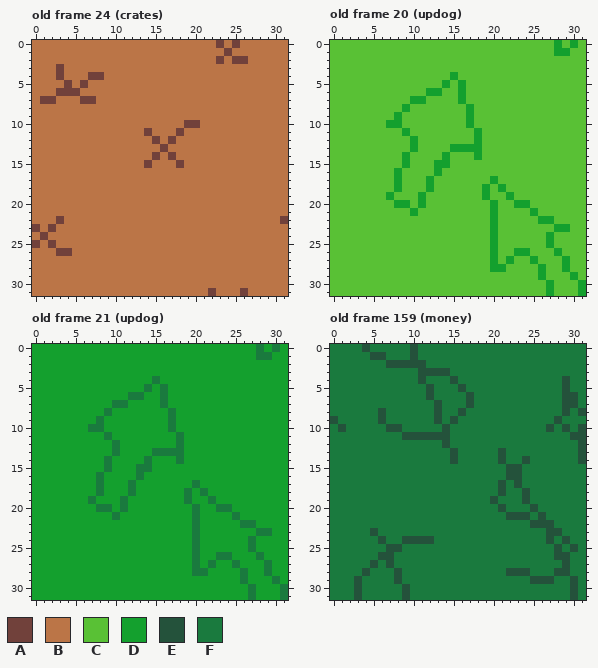
Two states of a pixel-art file, ASSETs/graphics/patterns.aseprite. The picture above was drawn from the file before the commit.
32x32 pixels, 181 frames. Shown: old frame 24 (crates), old frame 20 (updog), old frame 21 (updog), old frame 159 (money). The commit also changed other frames, which this record leaves out.
Palette (. is transparent): A #71413b  B #bb7547  C #59c135  D #14a02e  E #24523b  F #1a7a3e
Pixels before, old frame 24 (crates), first column x 0:
 0 BBBBBBBBBBBBBBBBBBBBBBBABABBBBBB
 1 BBBBBBBBBBBBBBBBBBBBBBBBABBBBBBB
 2 BBBBBBBBBBBBBBBBBBBBBBBABAABBBBB
 3 BBBABBBBBBBBBBBBBBBBBBBBBBBBBBBB
 4 BBBABBBAABBBBBBBBBBBBBBBBBBBBBBB
 5 BBBBABABBBBBBBBBBBBBBBBBBBBBBBBB
 6 BBBAAABBBBBBBBBBBBBBBBBBBBBBBBBB
 7 BAABBBAABBBBBBBBBBBBBBBBBBBBBBBB
 8 BBBBBBBBBBBBBBBBBBBBBBBBBBBBBBBB
 9 BBBBBBBBBBBBBBBBBBBBBBBBBBBBBBBB
10 BBBBBBBBBBBBBBBBBBBAABBBBBBBBBBB
11 BBBBBBBBBBBBBBABBBABBBBBBBBBBBBB
12 BBBBBBBBBBBBBBBABABBBBBBBBBBBBBB
13 BBBBBBBBBBBBBBBBABBBBBBBBBBBBBBB
14 BBBBBBBBBBBBBBBABABBBBBBBBBBBBBB
15 BBBBBBBBBBBBBBABBBABBBBBBBBBBBBB
16 BBBBBBBBBBBBBBBBBBBBBBBBBBBBBBBB
17 BBBBBBBBBBBBBBBBBBBBBBBBBBBBBBBB
18 BBBBBBBBBBBBBBBBBBBBBBBBBBBBBBBB
19 BBBBBBBBBBBBBBBBBBBBBBBBBBBBBBBB
20 BBBBBBBBBBBBBBBBBBBBBBBBBBBBBBBB
21 BBBBBBBBBBBBBBBBBBBBBBBBBBBBBBBB
22 BBBABBBBBBBBBBBBBBBBBBBBBBBBBBBA
23 ABABBBBBBBBBBBBBBBBBBBBBBBBBBBBB
24 BABBBBBBBBBBBBBBBBBBBBBBBBBBBBBB
25 ABABBBBBBBBBBBBBBBBBBBBBBBBBBBBB
26 BBBAABBBBBBBBBBBBBBBBBBBBBBBBBBB
27 BBBBBBBBBBBBBBBBBBBBBBBBBBBBBBBB
28 BBBBBBBBBBBBBBBBBBBBBBBBBBBBBBBB
29 BBBBBBBBBBBBBBBBBBBBBBBBBBBBBBBB
30 BBBBBBBBBBBBBBBBBBBBBBBBBBBBBBBB
31 BBBBBBBBBBBBBBBBBBBBBBABBBABBBBB
Pixels before, old frame 20 (updog), first column x 0:
 0 CCCCCCCCCCCCCCCCCCCCCCCCCCCCDCDC
 1 CCCCCCCCCCCCCCCCCCCCCCCCCCCCDDCC
 2 CCCCCCCCCCCCCCCCCCCCCCCCCCCCCCCC
 3 CCCCCCCCCCCCCCCCCCCCCCCCCCCCCCCC
 4 CCCCCCCCCCCCCCCDCCCCCCCCCCCCCCCC
 5 CCCCCCCCCCCCCCDCDCCCCCCCCCCCCCCC
 6 CCCCCCCCCCCCDDCCDCCCCCCCCCCCCCCC
 7 CCCCCCCCCCDDCCCCDCCCCCCCCCCCCCCC
 8 CCCCCCCCCDCCCCCCCDCCCCCCCCCCCCCC
 9 CCCCCCCCDCCCCCCCCDCCCCCCCCCCCCCC
10 CCCCCCCDDCCCCCCCCDCCCCCCCCCCCCCC
11 CCCCCCCCCDCCCCCCCCDCCCCCCCCCCCCC
12 CCCCCCCCCCDCCCCCCCDCCCCCCCCCCCCC
13 CCCCCCCCCCDCCCCDDDDCCCCCCCCCCCCC
14 CCCCCCCCCDCCCCDCCCDCCCCCCCCCCCCC
15 CCCCCCCCCDCCCDDCCCCCCCCCCCCCCCCC
16 CCCCCCCCDCCCCDCCCCCCCCCCCCCCCCCC
17 CCCCCCCCDCCCDCCCCCCCDCCCCCCCCCCC
18 CCCCCCCCDCCCDCCCCCCDCDCCCCCCCCCC
19 CCCCCCCDCCCDCCCCCCCDCCDCCCCCCCCC
20 CCCCCCCCDDCDCCCCCCCCDCCDDCCCCCCC
21 CCCCCCCCCCDCCCCCCCCCDCCCCDCCCCCC
22 CCCCCCCCCCCCCCCCCCCCDCCCCCDDCCCC
23 CCCCCCCCCCCCCCCCCCCCDCCCCCCCDDCC
24 CCCCCCCCCCCCCCCCCCCCDCCCCCCDCCCC
25 CCCCCCCCCCCCCCCCCCCCDCCCCCCDCCCC
26 CCCCCCCCCCCCCCCCCCCCDCCDDCCCDCCC
27 CCCCCCCCCCCCCCCCCCCCDCDCCDCCCDCC
28 CCCCCCCCCCCCCCCCCCCCDDCCCCDCCDCC
29 CCCCCCCCCCCCCCCCCCCCCCCCCCDCCCDC
30 CCCCCCCCCCCCCCCCCCCCCCCCCCCDCCCD
31 CCCCCCCCCCCCCCCCCCCCCCCCCCCDCCCD
Pixels before, old frame 21 (updog), first column x 0:
 0 DDDDDDDDDDDDDDDDDDDDDDDDDDDDFDFD
 1 DDDDDDDDDDDDDDDDDDDDDDDDDDDDFFDD
 2 DDDDDDDDDDDDDDDDDDDDDDDDDDDDDDDD
 3 DDDDDDDDDDDDDDDDDDDDDDDDDDDDDDDD
 4 DDDDDDDDDDDDDDDFDDDDDDDDDDDDDDDD
 5 DDDDDDDDDDDDDDFDFDDDDDDDDDDDDDDD
 6 DDDDDDDDDDDDFFDDFDDDDDDDDDDDDDDD
 7 DDDDDDDDDDFFDDDDFDDDDDDDDDDDDDDD
 8 DDDDDDDDDFDDDDDDDFDDDDDDDDDDDDDD
 9 DDDDDDDDFDDDDDDDDFDDDDDDDDDDDDDD
10 DDDDDDDFFDDDDDDDDFDDDDDDDDDDDDDD
11 DDDDDDDDDFDDDDDDDDFDDDDDDDDDDDDD
12 DDDDDDDDDDFDDDDDDDFDDDDDDDDDDDDD
13 DDDDDDDDDDFDDDDFFFFDDDDDDDDDDDDD
14 DDDDDDDDDFDDDDFDDDFDDDDDDDDDDDDD
15 DDDDDDDDDFDDDFFDDDDDDDDDDDDDDDDD
16 DDDDDDDDFDDDDFDDDDDDDDDDDDDDDDDD
17 DDDDDDDDFDDDFDDDDDDDFDDDDDDDDDDD
18 DDDDDDDDFDDDFDDDDDDFDFDDDDDDDDDD
19 DDDDDDDFDDDFDDDDDDDFDDFDDDDDDDDD
20 DDDDDDDDFFDFDDDDDDDDFDDFFDDDDDDD
21 DDDDDDDDDDFDDDDDDDDDFDDDDFDDDDDD
22 DDDDDDDDDDDDDDDDDDDDFDDDDDFFDDDD
23 DDDDDDDDDDDDDDDDDDDDFDDDDDDDFFDD
24 DDDDDDDDDDDDDDDDDDDDFDDDDDDFDDDD
25 DDDDDDDDDDDDDDDDDDDDFDDDDDDFDDDD
26 DDDDDDDDDDDDDDDDDDDDFDDFFDDDFDDD
27 DDDDDDDDDDDDDDDDDDDDFDFDDFDDDFDD
28 DDDDDDDDDDDDDDDDDDDDFFDDDDFDDFDD
29 DDDDDDDDDDDDDDDDDDDDDDDDDDFDDDFD
30 DDDDDDDDDDDDDDDDDDDDDDDDDDDFDDDF
31 DDDDDDDDDDDDDDDDDDDDDDDDDDDFDDDF
Pixels before, old frame 159 (money), first column x 0:
 0 FFFFEFFFFFEFFFFFFFFFFFFFFFFFFFFF
 1 FFFFFEEFFFEFFFFFFFFFFFFFFFFFFFFF
 2 FFFFFFFEEEEEFFFFFFFFFFFFFFFFFFFF
 3 FFFFFFFFFFFEEEEFFFFFFFFFFFFFFFFF
 4 FFFFFFFFFFFEFFFEFFFFFFFFFFFFFEFF
 5 FFFFFFFFFFFFEFFFEFFFFFFFFFFFFEFF
 6 FFFFFFFFFFFFEFFFFEFFFFFFFFFFFEEF
 7 FFFFFFFFFFFFFEFFFEFFFFFFFFFFFEEF
 8 FFFFFFEFFFFFFEFFEFFFFFFFFFFFFEFE
 9 EFFFFFEFFFFFFEFEFFFFFFFFFFFFEFFF
10 FEFFFFFEEFFFFFEFFFFFFFFFFFFEFEFE
11 FFFFFFFFFEEEEEEFFFFFFFFFFFFFFFEE
12 FFFFFFFFFFFFFFEFFFFFFFFFFFFFFFFE
13 FFFFFFFFFFFFFFFEFFFFFEFFFFFFFFFE
14 FFFFFFFFFFFFFFFEFFFFFEFFEFFFFFFE
15 FFFFFFFFFFFFFFFFFFFFFFEEFFFFFFFF
16 FFFFFFFFFFFFFFFFFFFFFFEEFFFFFFFF
17 FFFFFFFFFFFFFFFFFFFFFEFEFFFFFFFF
18 FFFFFFFFFFFFFFFFFFFFFEFFEFFFFFFF
19 FFFFFFFFFFFFFFFFFFFFEFFFEFFFFFFF
20 FFFFFFFFFFFFFFFFFFFFFEFFFEFFFFFF
21 FFFFFFFFFFFFFFFFFFFFFFEEEFEFFFFF
22 FFFFFFFFFFFFFFFFFFFFFFFFFEEEFFFF
23 FFFFFEFFFFFFFFFFFFFFFFFFFFFEEFFF
24 FFFFFFEFFEEEEFFFFFFFFFFFFFFEFEFF
25 FFFFFFFEEFFFFFFFFFFFFFFFFFFFEFEF
26 FFFFFFEEFFFFFFFFFFFFFFFFFFFFEEFF
27 FFFFFEFEFFFFFFFFFFFFFFFFFFFFFEFF
28 FFFFEFFFEFFFFFFFFFFFFFEEEFFFEEFF
29 FFFEFFFFEFFFFFFFFFFFFFFFFEEEFFEF
30 FFFEFFFFFEFFFFFFFFFFFFFFFFFFFFEF
31 FFFEFFFFFEFFFFFFFFFFFFFFFFFFFFEF
The result:
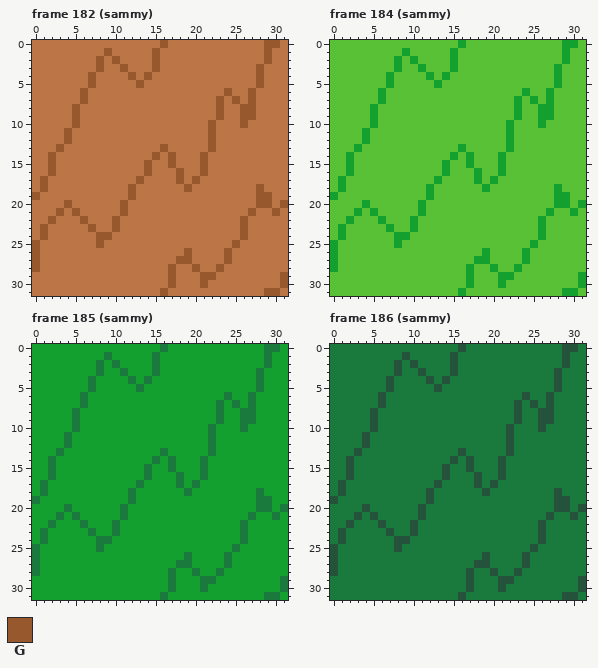
Colours new in this view: G #98582d
A new or re-ordered frame is compared with the old frame closest to it.
Changes in this commit:
frames 181 -> 190
Changed rows in their new state; - is an unchanged pixel.
Frame 182 (sammy) is new; against old frame 24 (crates):
first column x 0:
 0 ----------------G------B-B---GG-
 1 ---------G-----G--------B----G--
 2 --------G-G----G-------B-BB--G--
 3 ---B----G--G---G------------G---
 4 ---B---GB---G-G-------------G---
 5 ----B-BG-----G--------------G---
 6 ---BBBG-----------------G--G----
 7 -BB---GB---------------G-G-G----
 8 -----G-----------------G--GG----
 9 -----G-----------------G--GG----
10 -----G-------------BB-G---G-----
11 ----G---------B---B---G---------
12 ----G----------B-B----G---------
13 ---G------------G-----G---------
14 --G------------G-G---G----------
15 --G-----------G--GB--G----------
16 --G-----------G---G--G----------
17 -G-----------G----G-G-----------
18 -G----------G------G--------G---
19 G-----------G---------------GG--
20 ----G------G----------------GG-G
21 ---G-G-----G---------------G--G-
22 --GB--G---G---------------G----B
23 BGB----G--G---------------G-----
24 -G------GG----------------G-----
25 G-B-----G----------------G------
26 G--BB--------------G----G-------
27 G-----------------GG----G-------
28 G----------------G--G--G--------
29 -----------------G---GG--------G
30 -----------------G---G---------G
31 ----------------G-----B---B--GG-
Frame 184 (sammy) is new; against old frame 20 (updog):
first column x 0:
 0 ----------------D-----------CD--
 1 ---------D-----D------------C---
 2 --------D-D----D-------------D--
 3 --------D--D---D------------D---
 4 -------D----D-DC------------D---
 5 -------D-----DC-C-----------D---
 6 ------D-----CC--C-------D--D----
 7 ------D---CC----C------D-D-D----
 8 -----D---C-------C-----D--DD----
 9 -----D--C--------C-----D--DD----
10 -----D-CC--------C----D---D-----
11 ----D----C--------C---D---------
12 ----D-----C-------C---D---------
13 ---D------C----C-CC---D---------
14 --D------C----CD-DC--D----------
15 --D------C---C---D---D----------
16 --D-----C----CD---D--D----------
17 -D------C---CD----D-------------
18 -D------C------------C------D---
19 D------C---CD------C--C-----DD--
20 ----D---CC----------C--CC---DD-D
21 ---D-D----CD--------C----C-D--D-
22 --D---D---D---------C------C----
23 -D-----D--D---------C-----D-CC--
24 -D------DD----------C-----DC----
25 D-------D-----------C----D-C----
26 D------------------DC--C----C---
27 D-----------------DDC-C-DC---C--
28 D----------------D---C-D--C--C--
29 -----------------D---DD---C---CD
30 -----------------D---D-----C----
31 ----------------D----------C-DDC
Frame 185 (sammy) is new; against old frame 21 (updog):
first column x 0:
 0 ----------------F-----------DF--
 1 ---------F-----F------------D---
 2 --------F-F----F-------------F--
 3 --------F--F---F------------F---
 4 -------F----F-FD------------F---
 5 -------F-----FD-D-----------F---
 6 ------F-----DD--D-------F--F----
 7 ------F---DD----D------F-F-F----
 8 -----F---D-------D-----F--FF----
 9 -----F--D--------D-----F--FF----
10 -----F-DD--------D----F---F-----
11 ----F----D--------D---F---------
12 ----F-----D-------D---F---------
13 ---F------D----D-DD---F---------
14 --F------D----DF-FD--F----------
15 --F------D---D---F---F----------
16 --F-----D----DF---F--F----------
17 -F------D---DF----F-------------
18 -F------D------------D------F---
19 F------D---DF------D--D-----FF--
20 ----F---DD----------D--DD---FF-F
21 ---F-F----DF--------D----D-F--F-
22 --F---F---F---------D------D----
23 -F-----F--F---------D-----F-DD--
24 -F------FF----------D-----FD----
25 F-------F-----------D----F-D----
26 F------------------FD--D----D---
27 F-----------------FFD-D-FD---D--
28 F----------------F---D-F--D--D--
29 -----------------F---FF---D---DF
30 -----------------F---F-----D----
31 ----------------F----------D-FFD
Frame 186 (sammy) is new; against old frame 159 (money):
first column x 0:
 0 ----F-----F-----E------------EE-
 1 -----FF--EF----E-------------E--
 2 -------F-F-F---E-------------E--
 3 --------E---FFFE------------E---
 4 -------E---FE-EF------------EF--
 5 -------E----FE--F-----------EF--
 6 ------E-----F----F------E--E-FF-
 7 ------E------F---F-----E-E-E-FF-
 8 -----EF------F--F------E--EE-F-F
 9 F----EF------F-F-------E--EEF---
10 -F---E-FF-----F-------E---EF-F-F
11 ----E----FFFFFF-------E-------FF
12 ----E---------F-------E--------F
13 ---E-----------FE----FE--------F
14 --E--------------E------F------F
15 --E-----------E--E---EFF--------
16 --E-----------E---E--EFF--------
17 -E-----------E----E-EF-F--------
18 -E----------E------E-F--F---E---
19 E-----------E-------F---F---EE--
20 ----E------E---------F---F--EE-E
21 ---E-E-----E----------FFF-FE--E-
22 --E---E---E--------------F-F----
23 -E---F-E--E---------------EFF---
24 -E----F-E-FFF-------------EF-F--
25 E------F-----------------E--F-F-
26 E-----FF-----------E----E---FF--
27 E----F-F----------EE----E----F--
28 E---F---F--------E--E-F-F---FF--
29 ---F----F--------E---EE--FFF--FE
30 ---F-----F-------E---E--------FE
31 ---F-----F------E------------E--
Boxes around the changes in both pictures, in picture pixels (x1, y1, x2, y2):
changed: (32, 40, 288, 296)
changed: (330, 40, 586, 296)
changed: (32, 344, 288, 600)
changed: (330, 344, 586, 600)
